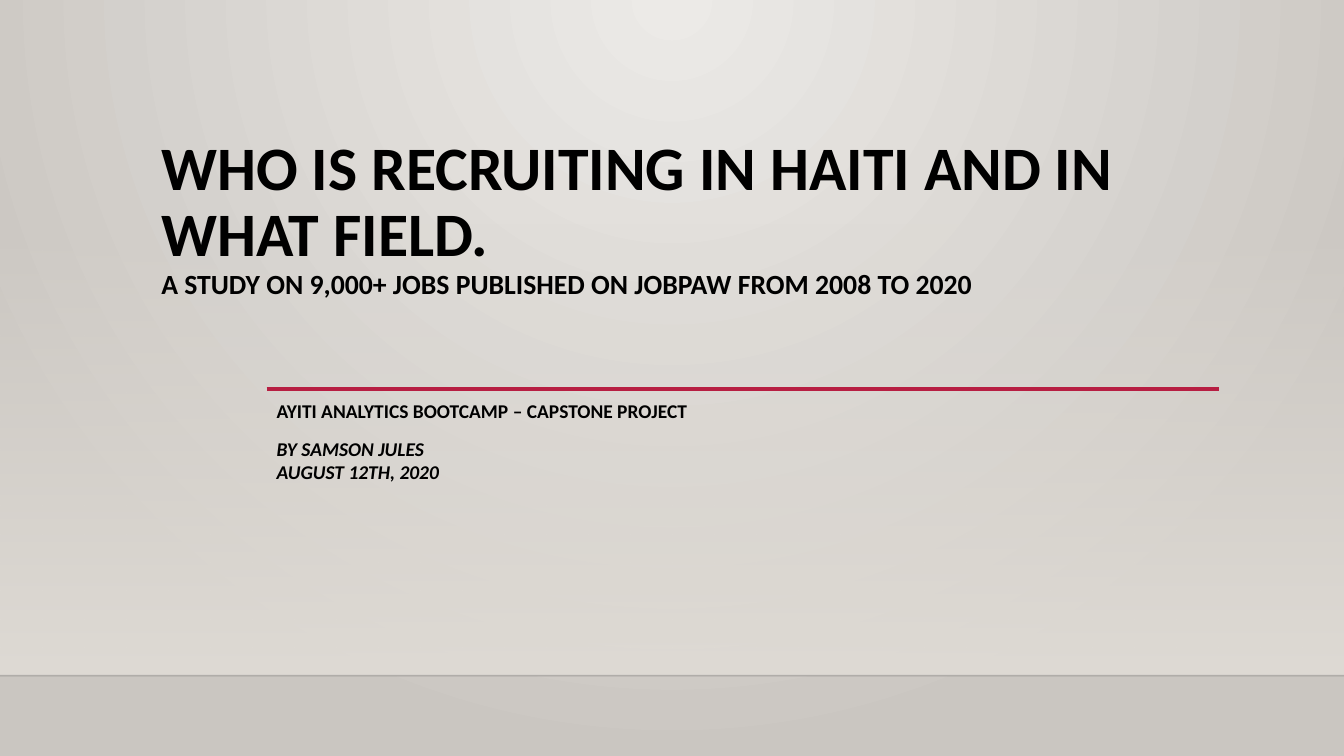
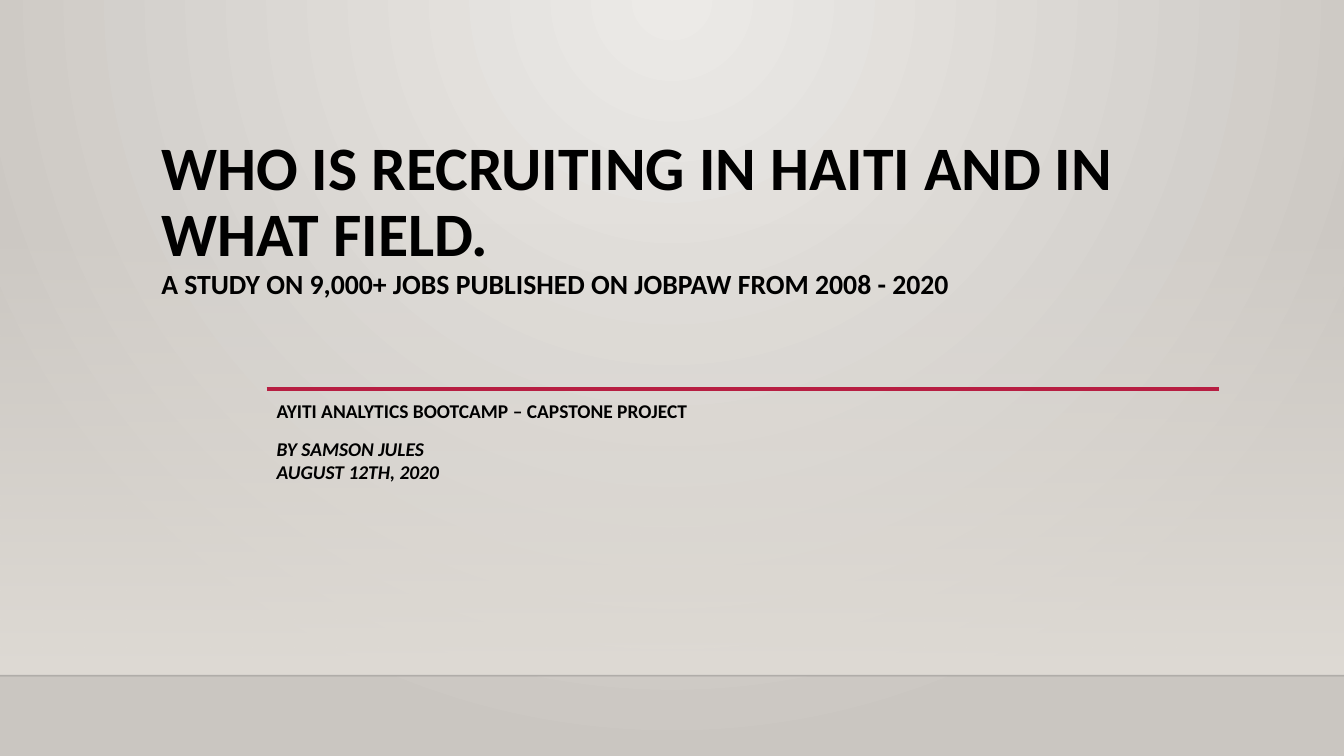
Before and after one commit to samsonjules/Coursera_Capstone, a slide deck: slide 1 of job-analysis-presentation.pptx. Drawn at 1344x756 pixels with LibreOffice and Linux fonts; fonts in the diff are those of the drawing; background and template pictures are left out. Boxes give left, top, right and bottom in pixels: in the first picture for what was removed or moved away, otherwise in the second. Text is boxed around its words. In the diff, an @@ line names an element or a change of style, - is before the commit and + after.

```diff
--- a/job-analysis-presentation.pptx
+++ b/job-analysis-presentation.pptx
@@ title at [161,149,1112,298]: text changed @@
-WHO IS RECRUITING IN HAITI AND IN WHAT FIELD.
-A STUDY ON 9,000+ JOBS PUBLISHED ON JOBPAW FROM 2008 TO 2020
+WHO IS RECRUITING IN HAITI AND IN WHAT FIELD.
+A STUDY ON 9,000+ JOBS PUBLISHED ON JOBPAW FROM 2008 - 2020
```
Also in this commit, not shown: 4 other slides changed, 3 slides added.
